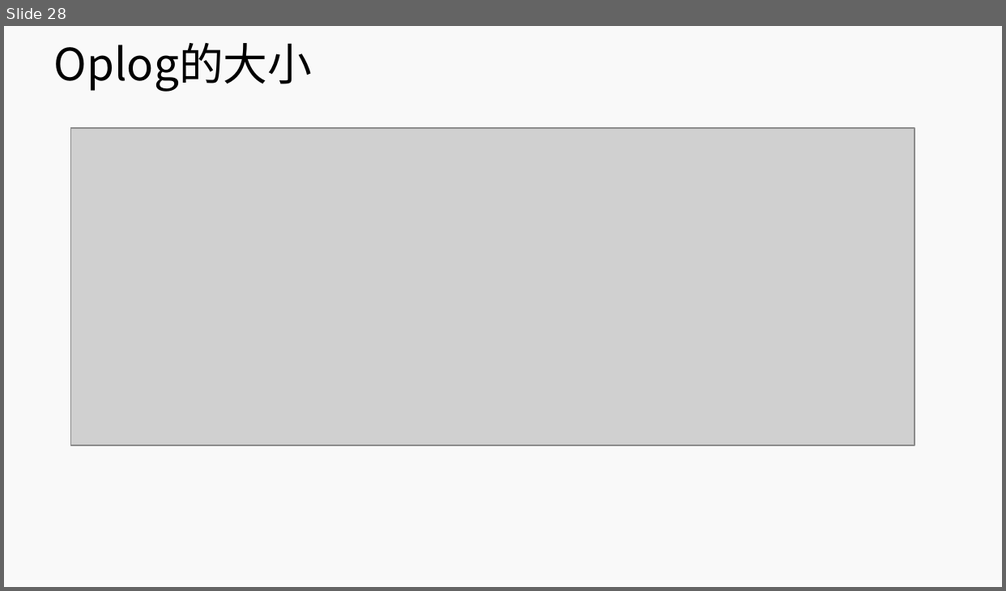
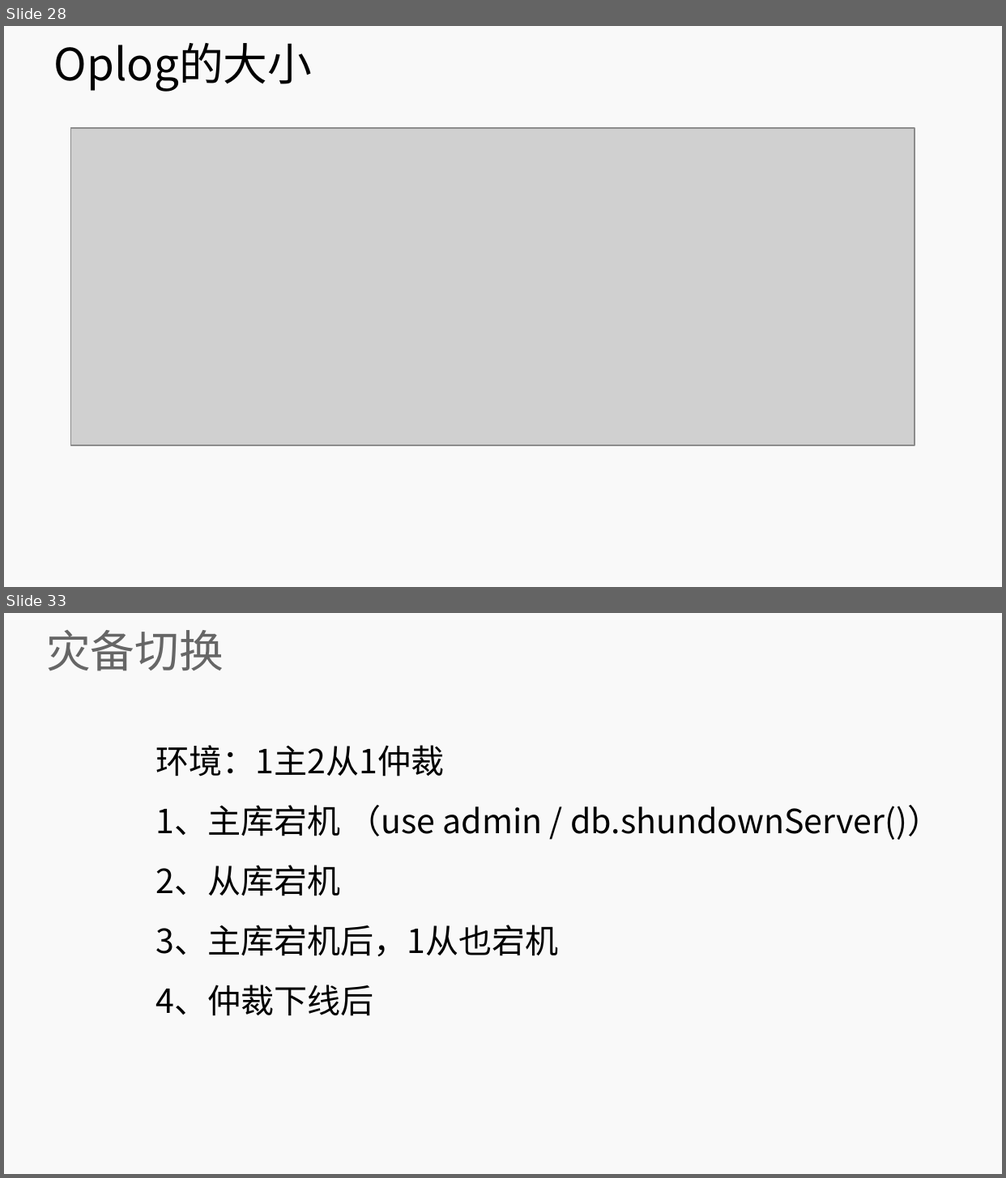
Before and after one commit to lihuanzhen2016/no-sql, a slide deck: PPT/12 MongoDB 复制集.pptx. Shown one above the other, each under a label of ours: slide 28 before the commit, slides 28 and 33 after it; the slides between them are not shown. The pictures are 1006x591 and 1006x1178 pixels, drawn with LibreOffice and Linux fonts; fonts in the diff are those of the drawing; grey boxes stand for pictures; background and template pictures are left out. Boxes give left, top, right and bottom in pixels: in the first picture for what was removed or moved away, otherwise in the second. Text is boxed around its words. In the diff, an @@ line names an element or a change of style, - is before the commit and + after.

```diff
--- a/PPT/12 MongoDB 复制集.pptx
+++ b/PPT/12 MongoDB 复制集.pptx
@@ slide 33 added at [4,613,1002,1174], background #F9F9F9 @@
@@ title added at [46,630,224,671], 32 pt, text #666666 @@
+灾备切换
@@ subtitle added at [155,745,940,1016], 24 pt, text #000000 @@
+环境：1主2从1仲裁
+1、主库宕机 （use admin / db.shundownServer()）
+2、从库宕机
+3、主库宕机后，1从也宕机
+4、仲裁下线后
```
Also in this commit, not shown: 3 slides changed, 6 other slides added, 1 other file.
